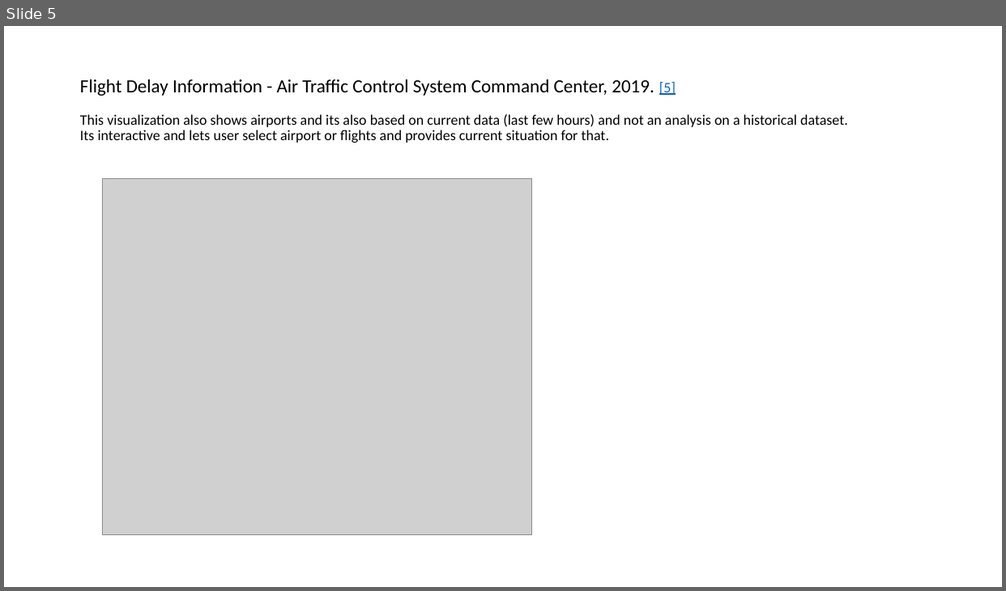
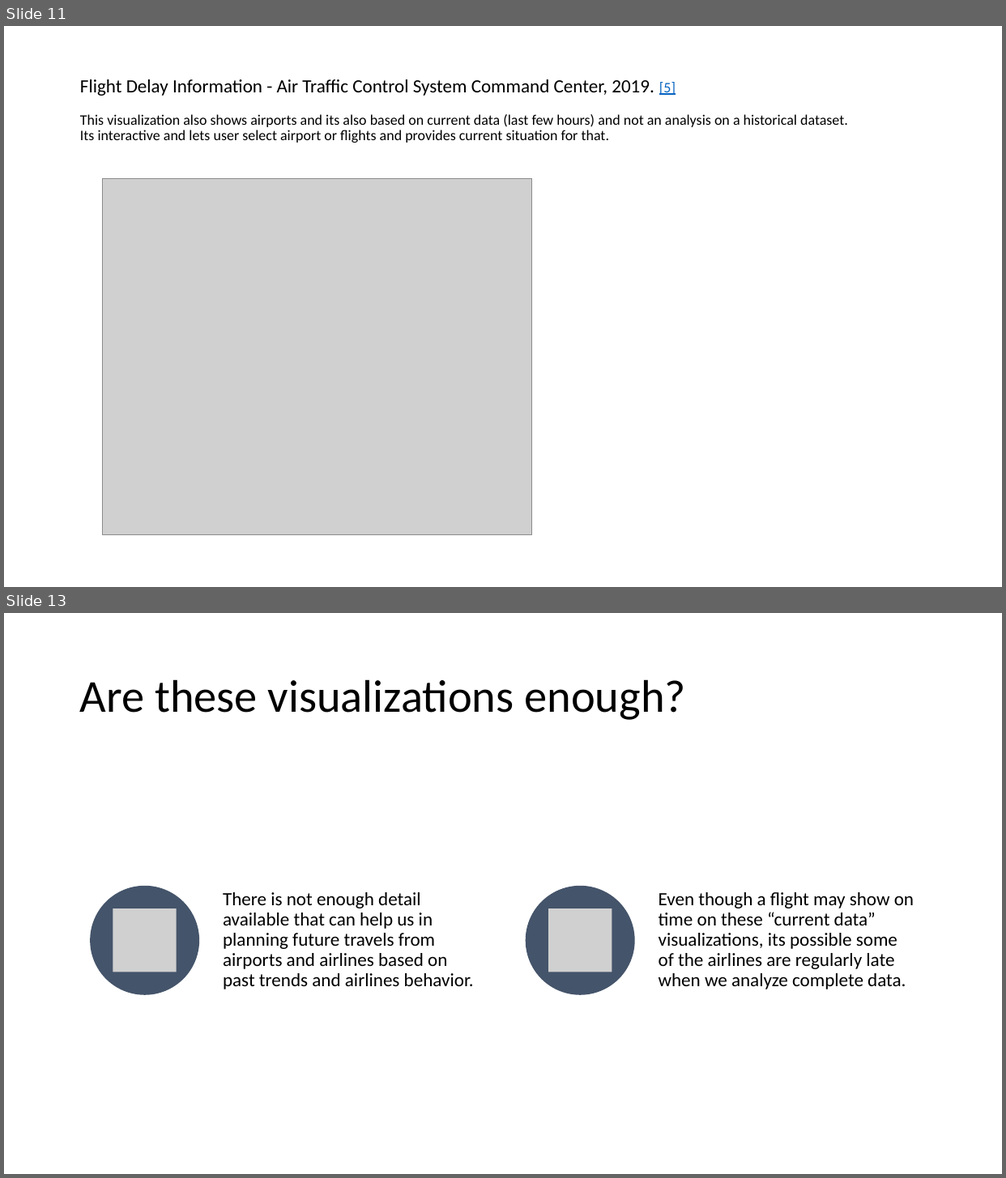
Before and after one commit to psiddam/awsSummer19Project, a slide deck: branch1/ProjectPresentation.pptx. Shown one above the other, each under a label of ours: slide 5 before the commit, slides 11 and 13 after it; the slides between them are not shown. The pictures are 1006x591 and 1006x1178 pixels, drawn with LibreOffice and Linux fonts; fonts in the diff are those of the drawing; grey boxes stand for pictures. Boxes give left, top, right and bottom in pixels: in the first picture for what was removed or moved away, otherwise in the second. Text is boxed around its words. In the diff, an @@ line names an element or a change of style, - is before the commit and + after.

```diff
--- a/branch1/ProjectPresentation.pptx
+++ b/branch1/ProjectPresentation.pptx
@@ slide 13 added at box(4, 613, 1002, 1174), background #FFFFFF @@
@@ title added at box(80, 679, 685, 720), 44 pt, text #000000 @@
+Are these visualizations enough?
@@ group added at box(90, 886, 914, 995): 2 ellipses, 2 pictures, 2 texts @@
+There is not enough detail available that can help us in planning future travels from airports and airlines based on past trends and airlines behavior.
+Even though a flight may show on time on these “current data” visualizations, its possible some of the airlines are regularly late when we analyze complete data.
@@ what was slide 5 is now slide 11 @@
```
Also in this commit, not shown: 5 slides changed, 12 other slides added, 2 slides removed.
